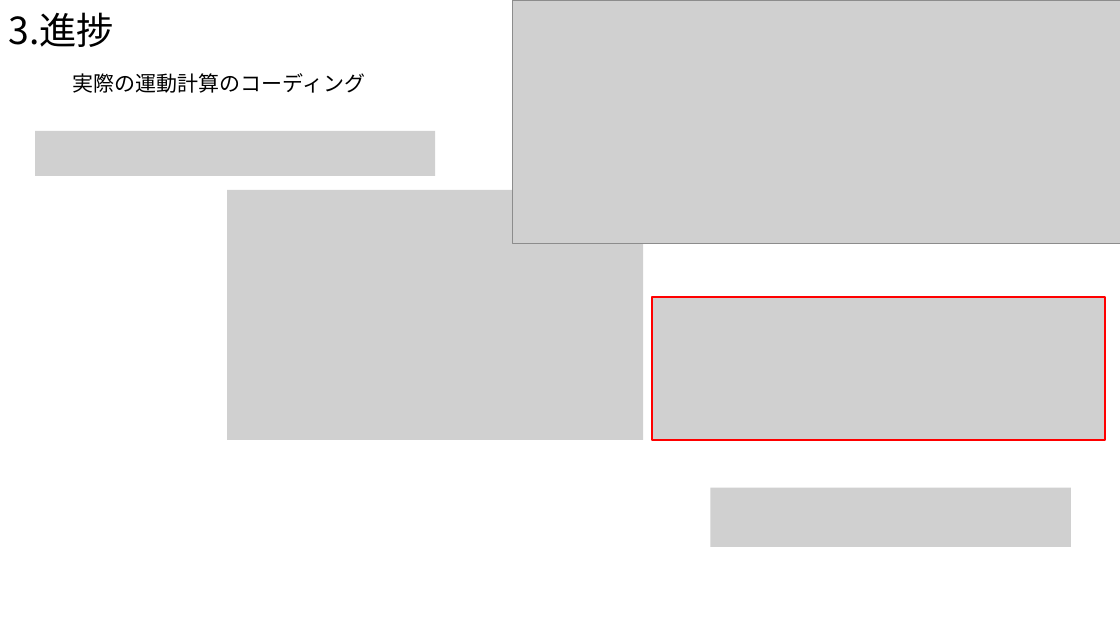
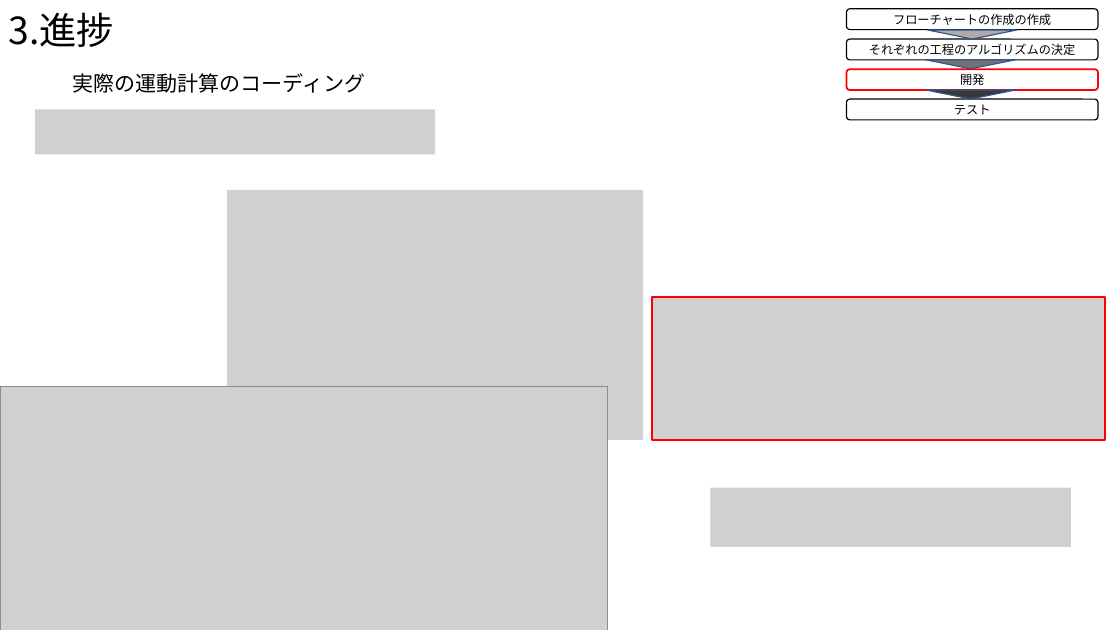
Before and after one commit to Takeuchi-yuya/Ksimulation, a slide deck: slide 8 of docs/中間発表.pptx (slide 9 before the commit). Drawn at 1120x630 pixels with LibreOffice and Linux fonts; fonts in the diff are those of the drawing; grey boxes stand for pictures. Boxes give left, top, right and bottom in pixels: in the first picture for what was removed or moved away, otherwise in the second. Text is boxed around its words. In the diff, an @@ line names an element or a change of style, - is before the commit and + after.

```diff
--- a/docs/中間発表.pptx
+++ b/docs/中間発表.pptx
@@ group added at (847,8,1098,120): 4 rounded rectangles, 3 down arrows @@
+フローチャートの作成の作成
+それぞれの工程のアルゴリズムの決定
+開発
+テスト
@@ picture: place and size @@
-picture at (35,131,435,176)
+picture at (35,109,435,155)
@@ picture: place and size @@
-picture at (513,0,1120,244)
+picture at (0,386,607,630)
```
Also in this commit, not shown: 9 other slides changed, 1 other file.
